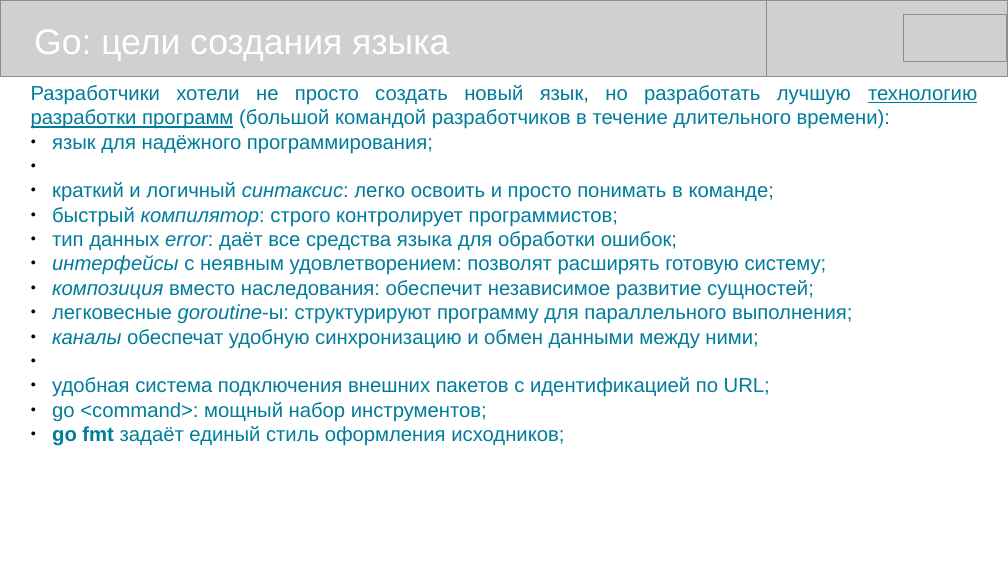
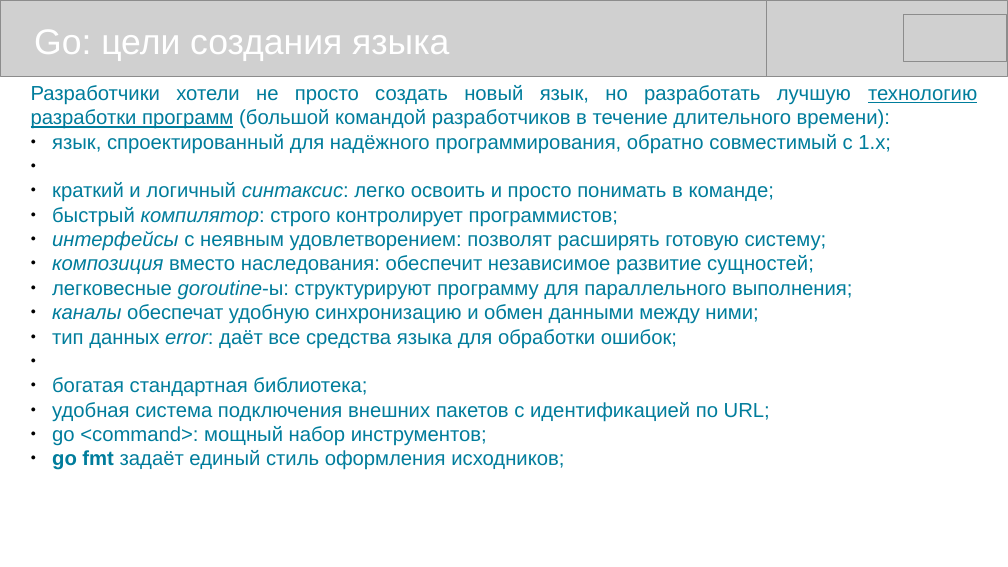
Before and after one commit to mike-shock/Go_language, a slide deck: slide 5 of Go_Review.odp. Drawn at 1008x567 pixels with LibreOffice and Linux fonts; fonts in the diff are those of the drawing; grey boxes stand for pictures. Boxes give left, top, right and bottom in pixels: in the first picture for what was removed or moved away, otherwise in the second. Text is boxed around its words. In the diff, an @@ line names an element or a change of style, - is before the commit and + after.

```diff
--- a/Go_Review.odp
+++ b/Go_Review.odp
@@ text at bbox=[52, 134, 891, 154]: text changed @@
-● язык для надёжного программирования;
+● язык, спроектированный для надёжного программирования, обратно совместимый с 1.x;
@@ text at bbox=[52, 231, 677, 251]: paragraph removed @@
-● тип данных error: даёт все средства языка для обработки ошибок;
@@ text at bbox=[52, 329, 677, 397]: paragraphs added @@
+● тип данных error: даёт все средства языка для обработки ошибок;
+● богатая стандартная библиотека;
```
Also in this commit, not shown: 5 other slides changed, 1 slide added, 1 other file.
